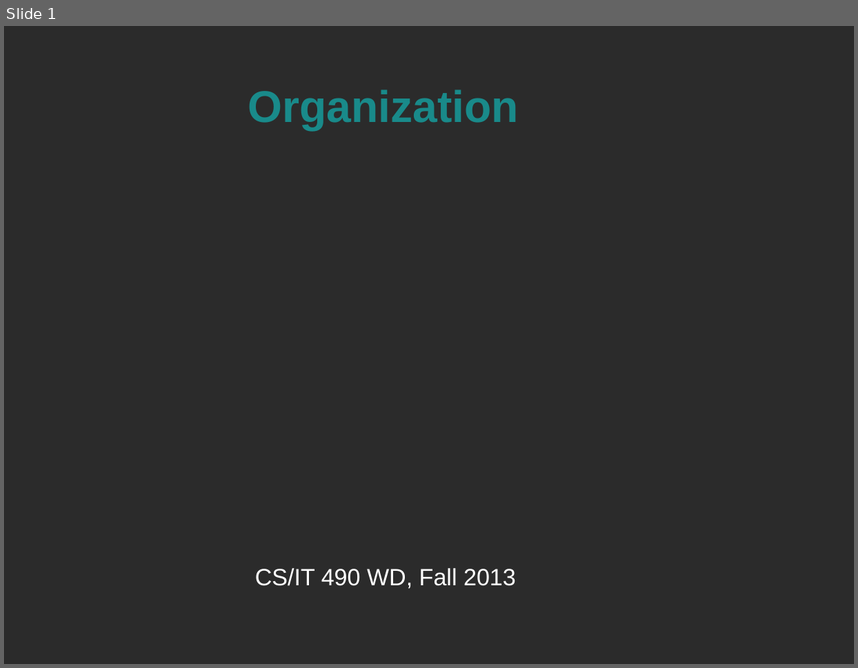
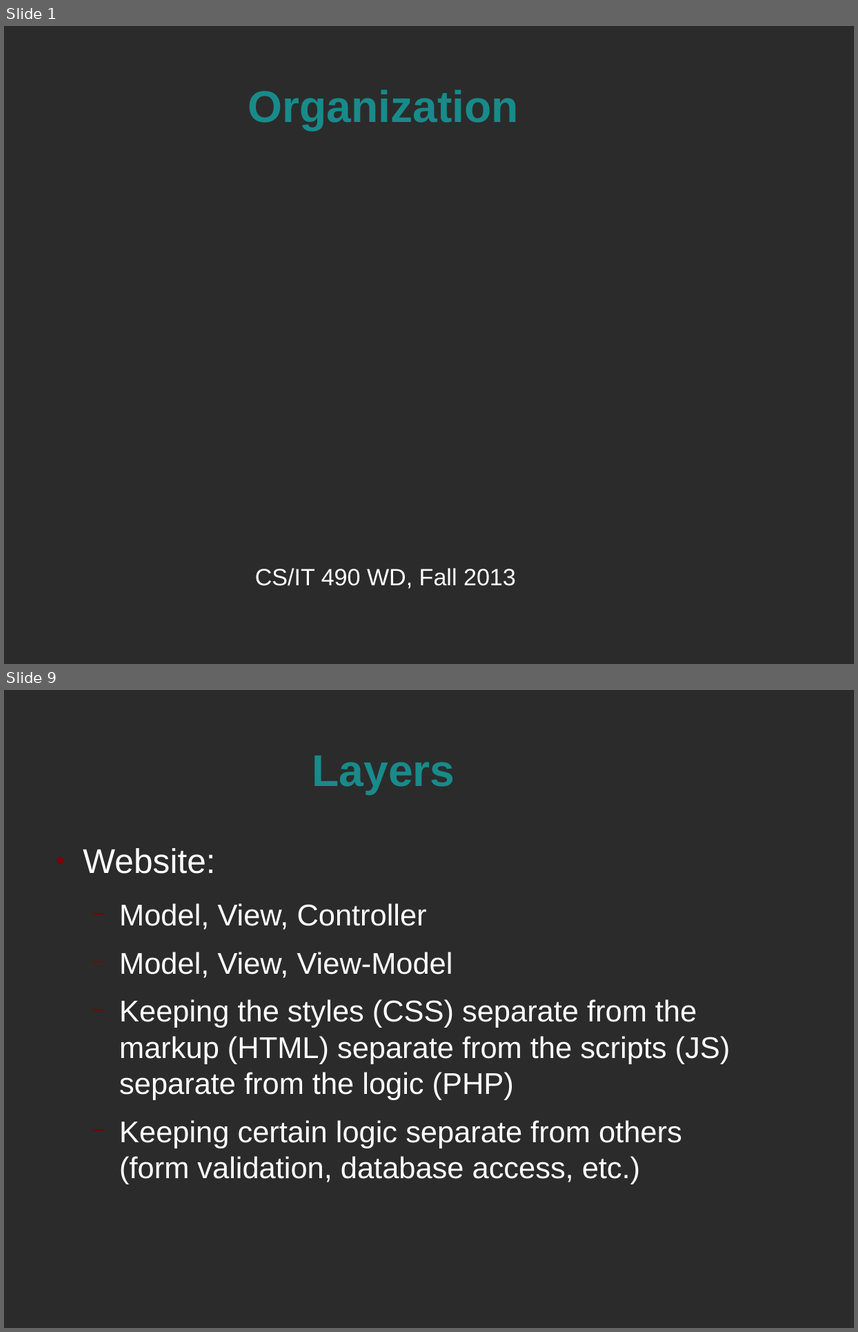
Before and after one commit to spellbindguy/Web-Development, a slide deck: Lectures/05 PHP/Organization.odp. Shown one above the other, each under a label of ours: slide 1 before the commit, slides 1 and 9 after it; the slides between them are not shown. The pictures are 858x668 and 858x1332 pixels, drawn with LibreOffice and Linux fonts; fonts in the diff are those of the drawing; background and template pictures are left out; a plain dark background stands for a picture behind light text. Boxes give left, top, right and bottom in pixels: in the first picture for what was removed or moved away, otherwise in the second. Text is boxed around its words. In the diff, an @@ line names an element or a change of style, - is before the commit and + after.

Commit message:
Layers and Frameworks, whee

```diff
--- a/Lectures/05 PHP/Organization.odp
+++ b/Lectures/05 PHP/Organization.odp
@@ slide 9 added at (4, 690, 854, 1328), background picture (left out) @@
@@ title added at (312, 756, 455, 794), 41.4 pt, text #198A8A, bold @@
+Layers
@@ text added at (83, 848, 731, 1184), 28 pt, text #FFFFFF @@
+● Website:
+  − Model, View, Controller
+  − Model, View, View-Model
+  − Keeping the styles (CSS) separate from the markup (HTML) separate from the scripts (JS) separate from the logic (PHP)
+  − Keeping certain logic separate from others (form validation, database access, etc.)
```
Also in this commit, not shown: 22 other slides added, 2 slides removed, 1 other file.
